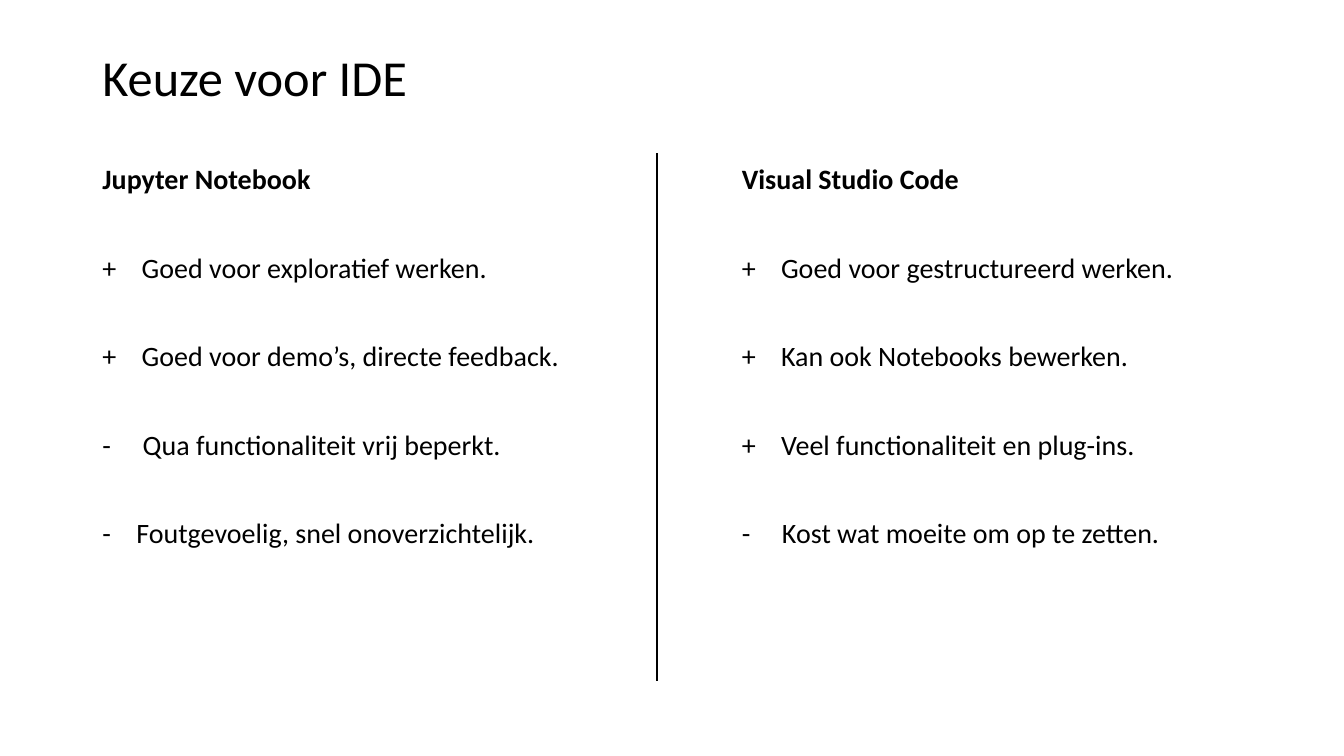
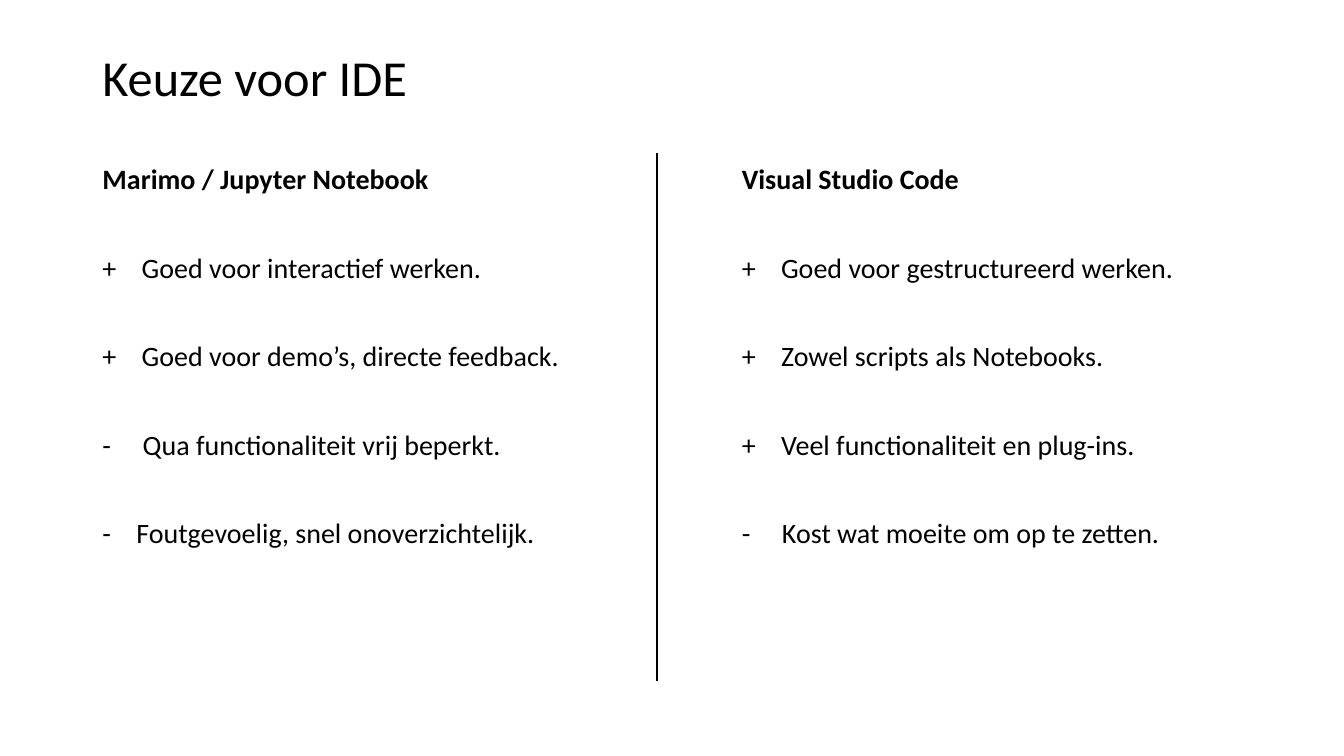
Before and after one commit to LFKoning/knowledge-sharing, a slide deck: slide 46 of python_course_4p/1_venv_package/1_venv_package.pptx (slide 35 before the commit). Drawn at 1344x756 pixels with LibreOffice and Linux fonts; fonts in the diff are those of the drawing. Boxes give left, top, right and bottom in pixels: in the first picture for what was removed or moved away, otherwise in the second. Text is boxed around its words. In the diff, an @@ line names an element or a change of style, - is before the commit and + after.

```diff
--- a/python_course_4p/1_venv_package/1_venv_package.pptx
+++ b/python_course_4p/1_venv_package/1_venv_package.pptx
@@ text at bbox=[102, 169, 481, 279]: text changed @@
-Jupyter Notebook
-+ Goed voor exploratief werken.
+Marimo / Jupyter Notebook
++ Goed voor interactief werken.
@@ text at bbox=[781, 346, 1103, 371]: text changed @@
-+ Kan ook Notebooks bewerken.
++ Zowel scripts als Notebooks.
```
Also in this commit, not shown: 5 other slides changed, 12 slides added, 2 slides removed, 2 other files.
